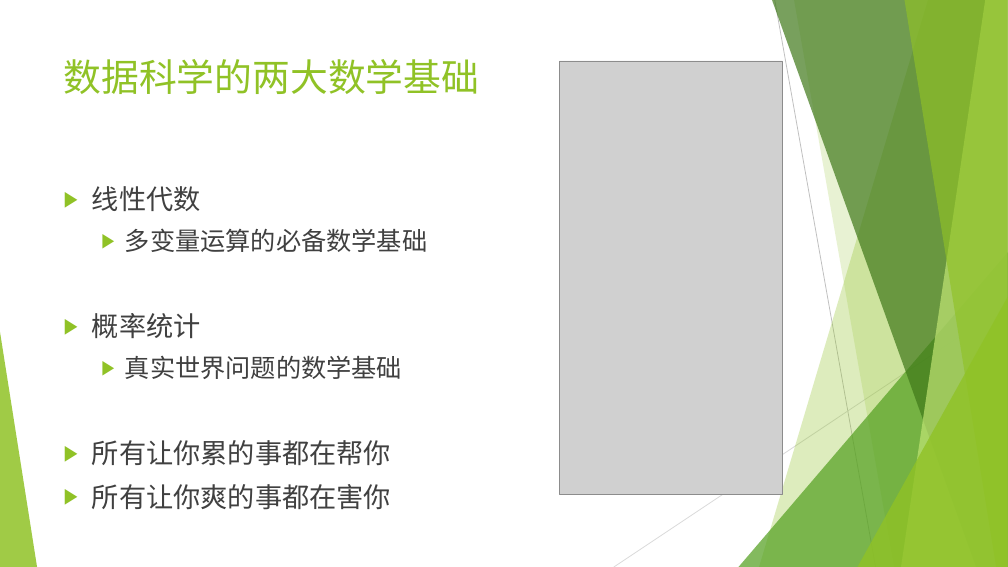
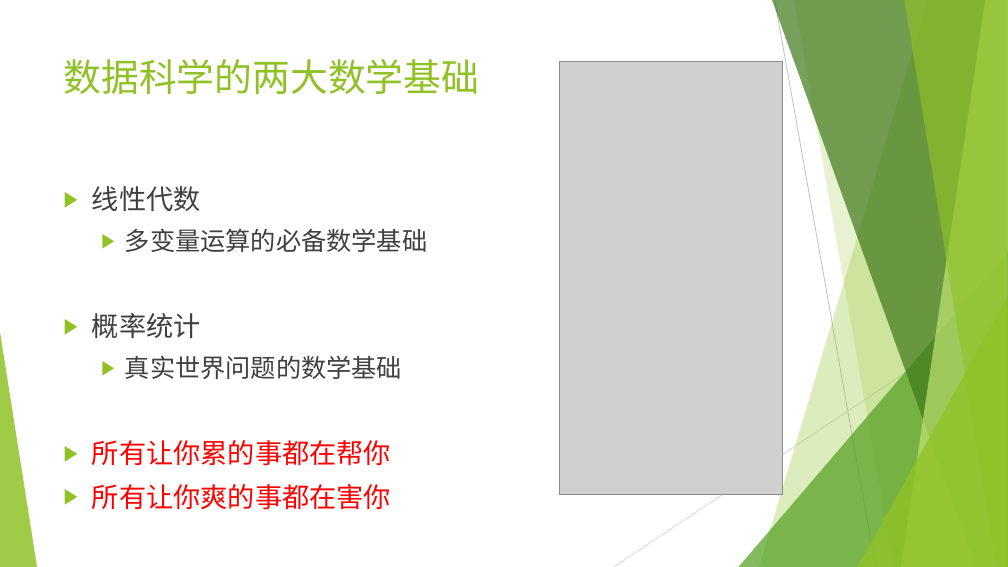
Before and after one commit to wangyi-fudan/BIOL130173, a slide deck: slide 12 of 1_linear_algebra.pptx (slide 2 before the commit). Drawn at 1008x567 pixels with LibreOffice and Linux fonts; fonts in the diff are those of the drawing; grey boxes stand for pictures. Boxes give left, top, right and bottom in pixels: in the first picture for what was removed or moved away, otherwise in the second. Text is boxed around its words. In the diff, an @@ line names an element or a change of style, - is before the commit and + after.

```diff
--- a/1_linear_algebra.pptx
+++ b/1_linear_algebra.pptx
@@ text at (92, 440, 391, 510): text colour #404040 to #FF0000 in "所有让你累的事都在帮你", "所有让你爽的事都在害你" @@
```
Also in this commit, not shown: 7 other slides changed, 9 slides added.
